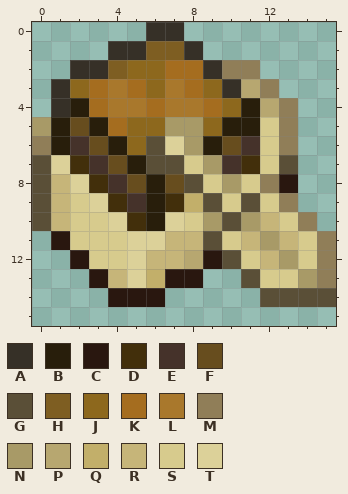
A pixel-art sprite gets an edit: IMG/Itens/new/Transportes/birch_chest_boat.png. This is how it looked before the edit.
The file is 48x48 pixels, drawn in blocks of 3x3; one block is one cell here. Colours within 5 levels of each other are drawn and written as one.
Palette (. is transparent): A #363027  B #281e0b  C #29170f  D #422f0b  E #45322a  F #674d1e  G #5a4f37  H #7e5e22  J #8d681d  K #a56d1f  L #a9782c  M #907e58  N #a89a67  P #b7a770  Q #c2af6a  R #c6b579  S #d7cb8d  T #dcd199
And afterwards:
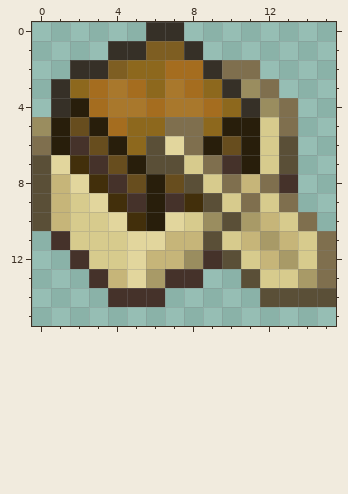
Changes in this commit:
@@ palette @@
-M #907e58
+M #7f6f4e
-P #b7a770
+P #9a8d5f
-T #dcd199
+T #e2d69d
@@ x 0..15 @@
  3 .AJKLKJLKJAPM...
- 4 .ABKLLKLLKJBPM..
- 5 NBFBKJJNNJBBSM..
- 6 MBEFBJGTNBFESM..
- 7 GTDEFBGGSNEDSG..
- 8 GRTDEFBFGSNSMC..
- 9 GRSTDEBDQGSGSM..
-10 GRSSTDBTSNGNRSM.
-11 .CSSSTTRRGSRNRSM
-12 ..CSSTRRPCGSRNSM
-13 ...CRTQCC..GSSNM
-14 ....CCC.....GGGG
+ 4 .ABKLLKLLKJAPM..
+ 5 PBFBKJJMMJBBSM..
+ 6 MBEFBJGTMBFBSG..
+ 7 GTDEFBGGSMEBSG..
+ 8 GRTDEFBFGSMRME..
+ 9 GRSTDEBEDGSMSM..
+10 GRSSTDBTSPGNRSM.
+11 .ESSSTTRRGSRNRSM
+12 ..ESSTRRPEGSRNSM
+13 ...ERTNEE..GSSNM
+14 ....EEE.....GGGG
 15 ................
